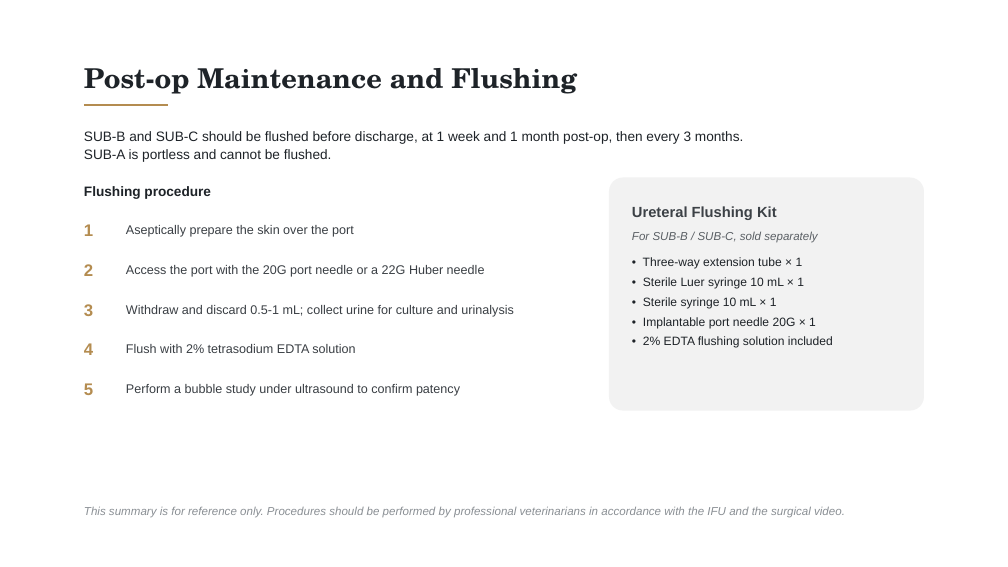
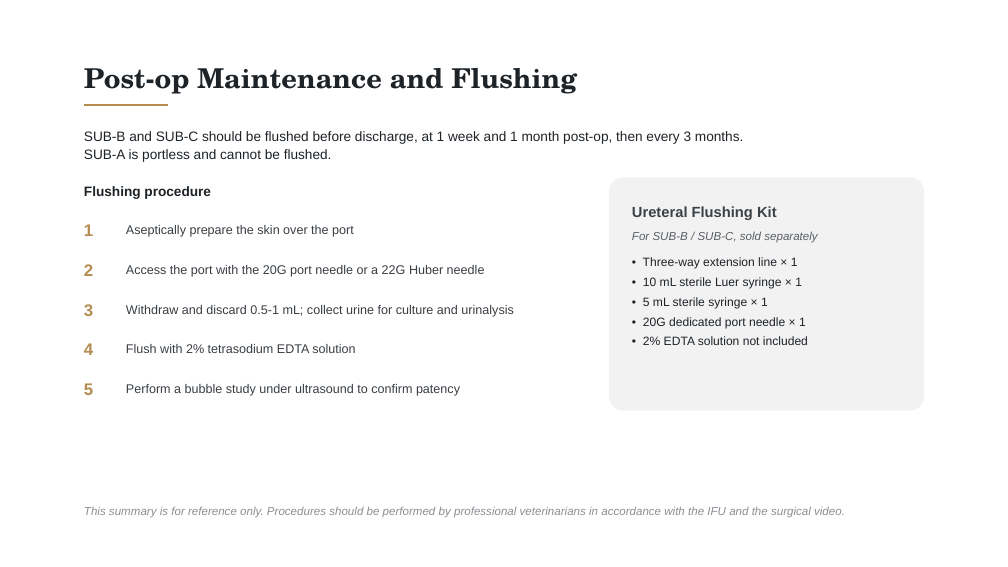
Before and after one commit to pikrosart-jpg/Material, a slide deck: slide 9 of Feline_SUB_System_Introduction_v72.pptx. Drawn at 1008x567 pixels with LibreOffice and Linux fonts; fonts in the diff are those of the drawing. Boxes give left, top, right and bottom in pixels: in the first picture for what was removed or moved away, otherwise in the second. Text is boxed around its words. In the diff, an @@ line names an element or a change of style, - is before the commit and + after.

```diff
--- a/Feline_SUB_System_Introduction_v72.pptx
+++ b/Feline_SUB_System_Introduction_v72.pptx
@@ text in rounded rectangle at (x1=643, y1=257, x2=808, y2=345): text changed @@
-• Three-way extension tube × 1
-• Sterile Luer syringe 10 mL × 1
-• Sterile syringe 10 mL × 1
-• Implantable port needle 20G × 1
-• 2% EDTA flushing solution included
+• Three-way extension line × 1
+• 10 mL sterile Luer syringe × 1
+• 5 mL sterile syringe × 1
+• 20G dedicated port needle × 1
+• 2% EDTA solution not included
```
